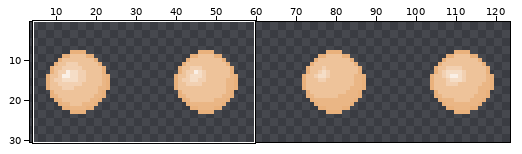
Two versions of one sprite sheet, Assets/Sprites/NewOrbs/Neutral-Orb-SpriteSheet.png. The first picture is a wide view before the edit; the outline marks the close-up.
Close-up. Earlier state:
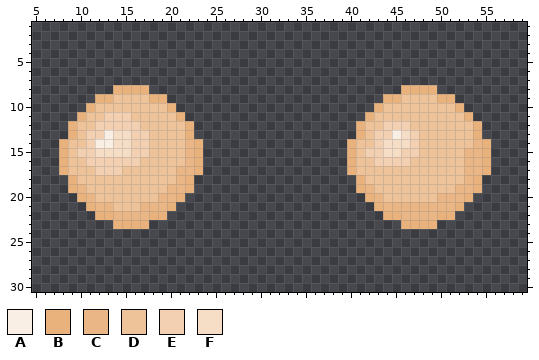
The file is 128x32 pixels. Shown: x 5..59, y 1..30. The wide view leaves out empty margins. The commit also changed other parts of the picture, which this record leaves out.
Palette (. is transparent): A #faefe5  B #e9b17c  C #eab685  D #eec39a  E #f2d0b1  F #f5ddc6
Pixels before, first column x 8:
 8 ......BBBB............................BBBB......
 9 ....BBDDDDBB........................BBDDDDBB....
10 ...BDDDDDDDDB......................BDDDDDDDDB...
11 ..BDDEEEDDDDDB....................BDDDDDDDDDDB..
12 .BDDEEEEEDDDDDB..................BDDEEEDDDDDDDB.
13 .BDEEAFFEEDDDDB..................BDEEAFEDDDDDDB.
14 BDDEAAFFEEDDDDCB................BDDEFFFEDDDDDDCB
15 BDEEFFFFEEDDDDCB................BDEEFFEEDDDDDCCB
16 BDDEEEEEEDDDDDCB................BDDEEEEDDDDDDCCB
17 BDDDEEEDDDDDDCCB................BDDDDDDDDDDDDCCB
18 .BDDDDDDDDDDDCB..................BDDDDDDDDDDDCB.
19 .BCDDDDDDDDDCCB..................BCDDDDDDDDDCCB.
20 ..BCDDDDDDDCCB....................BCDDDDDDCCCB..
21 ...BCCDDDCCCB......................BCCCCCCCCB...
22 ....BBCCCCBB........................BBCCCCBB....
23 ......BBBB............................BBBB......
The same view after the edit:
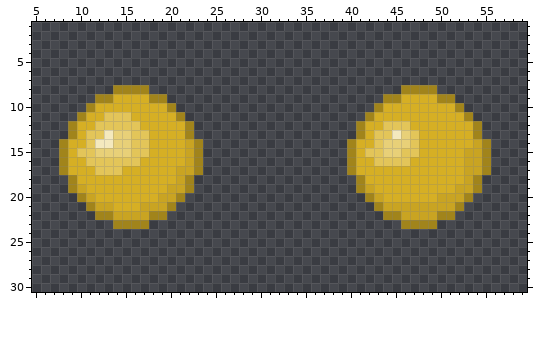
Edits made:
colour A: #faefe5 -> #f4e9be
colour B: #e9b17c -> #a1841b
colour C: #eab685 -> #c9a422
colour D: #eec39a -> #d6af24
colour E: #f2d0b1 -> #e3c559
colour F: #f5ddc6 -> #e8d078
Changed places in both close-ups, as pixel boxes (x1, y1, x2, y2):
changed: (59, 85, 203, 229)
changed: (347, 85, 491, 229)
